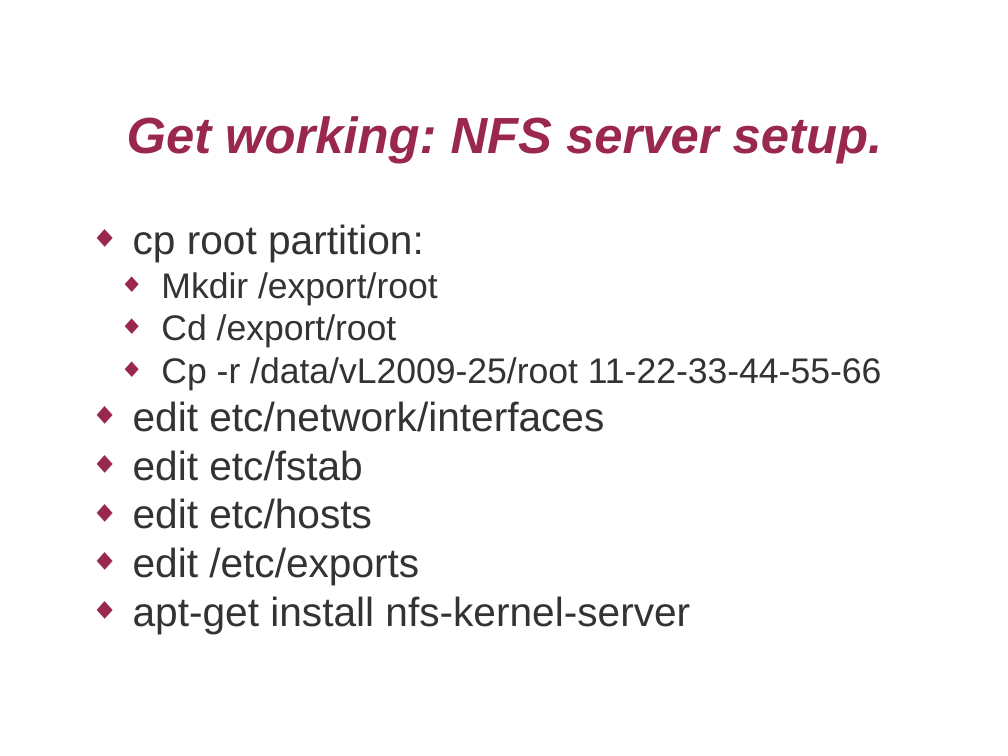
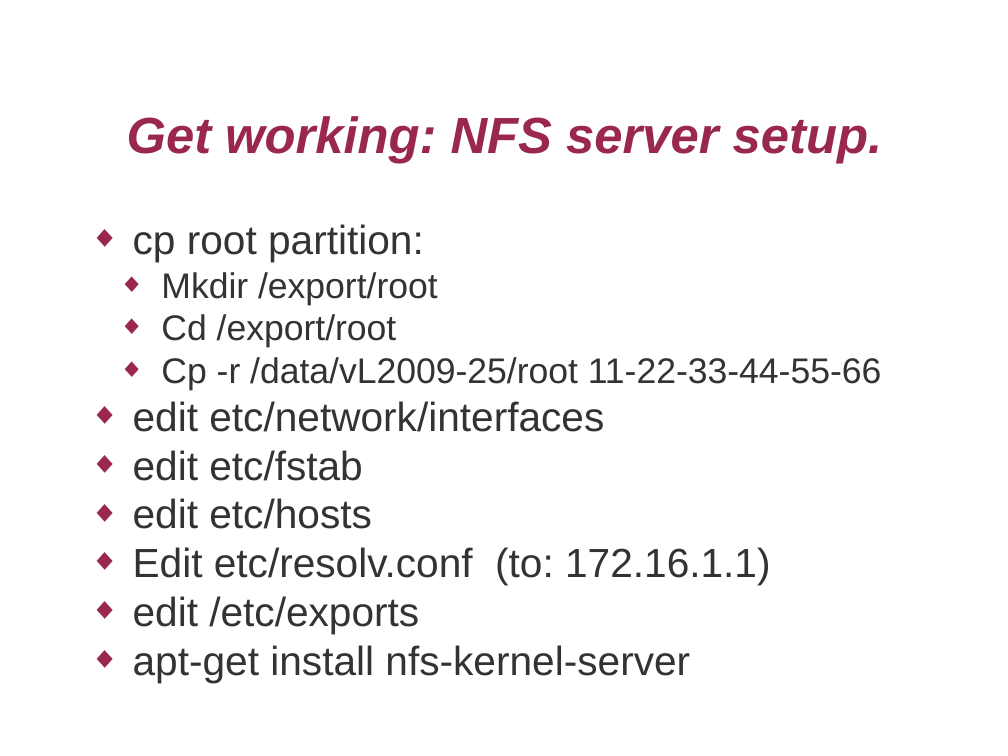
Before and after one commit to mcr/ols2009-campus-desktop, a slide deck: slide 10 of campusdesktop.odp (slide 11 before the commit). Drawn at 1008x756 pixels with LibreOffice and Linux fonts; fonts in the diff are those of the drawing; background and template pictures are left out. Boxes give left, top, right and bottom in pixels: in the first picture for what was removed or moved away, otherwise in the second. Text is boxed around its words. In the diff, an @@ line names an element or a change of style, - is before the commit and + after.

```diff
--- a/campusdesktop.odp
+++ b/campusdesktop.odp
@@ text at bbox=[133, 547, 770, 585]: paragraph added @@
+◆ Edit etc/resolv.conf (to: 172.16.1.1)
```
Also in this commit, not shown: 3 other slides changed, 27 slides added, 2 slides removed, 3 other files.
